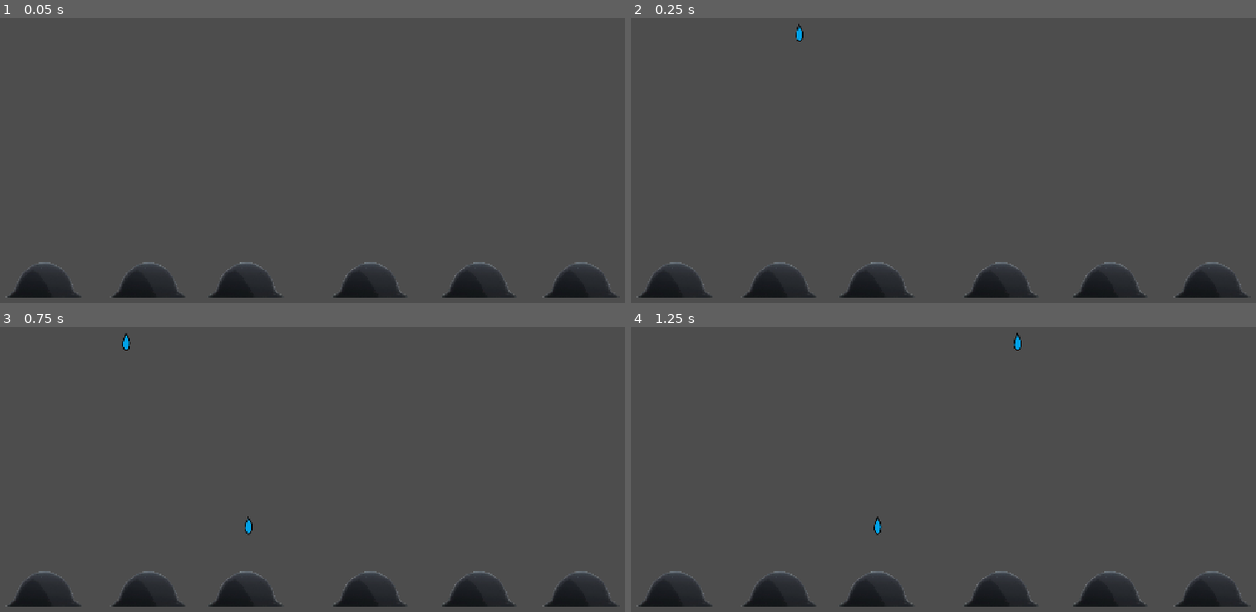
Above: before the commit, frames 1-4 (two rows, left to right).
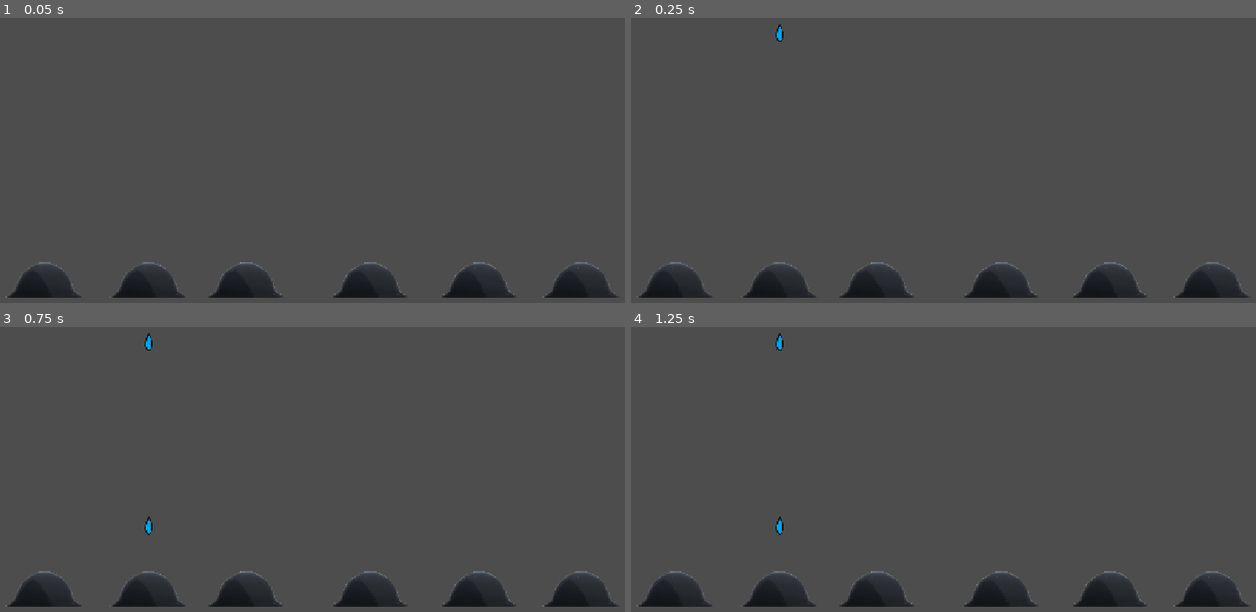
Above: after the commit, the same moments.

Repository: AmongRyzh/girls-last-tour
Game: Godot game, scene res://gameplay.tscn
Same seed, same stepped clock (60 frames per second), same inputs: the game is played once before the commit and once after it.
Inputs (mouse positions are in pixels of both pictures, inside the frame that each line leads up to):
- Up to frame 1 (0.05 s): no input
- Up to frame 2 (0.25 s): no input
- Up to frame 3 (0.75 s): move the mouse to (462, 426) at 0.52 s; click (462, 426) at 0.67 s
- Up to frame 4 (1.25 s): no input

Frame 1 is identical in both runs. In frame 2, 0.1% of the frame differs, in the area x 23-28%, y 2-9%; in frame 3, 0.2%, in the area x 19-41%, y 2-74%; in frame 4, 0.2%.

Commit message:
rain drop pitch now relates to its y-position

Diff:
--- a/gameplay.gd
+++ b/gameplay.gd
@@ -4,6 +4,7 @@
 @export var rain_drop_timer: Timer
 
 @export var randomise_position : bool = true
+@export var position_list : Array[float]
 
 @onready var indicator_container = $IndicatorContainer
 var indicators = []
@@ -32,7 +33,7 @@
 func _spawn_rain_drop():
 	var min_pos_x : float = 100
 	var max_pos_x : float = get_viewport_rect().size.x - min_pos_x
-	var pos_x : float = randf_range(min_pos_x, max_pos_x)
+	var pos_x : float = randf_range(min_pos_x, max_pos_x) if randomise_position else position_list.pick_random()
 
 	var new_drop = rain_drop.instantiate()
 	new_drop.global_position = Vector2(pos_x, -150)
--- a/gameplay.tscn
+++ b/gameplay.tscn
@@ -16,6 +16,8 @@
 script = ExtResource("1_n4psk")
 rain_drop = ExtResource("2_ej4tk")
 rain_drop_timer = NodePath("RainDropTimer")
+randomise_position = false
+position_list = Array[float]([313.0])
 
 [node name="IndicatorContainer" type="Node2D" parent="." unique_id=1320206751]
 
--- a/rain_drop.gd
+++ b/rain_drop.gd
@@ -2,6 +2,8 @@
 class_name RainDrop
 
 @export var SPEED : float = 1800
+
+@export var height_to_pitch_curve : Curve
 
 var dead : bool = false
 
@@ -14,7 +16,7 @@
 	if body is RainInteractable:
 		$AudioStreamPlayer2D.stream = body.all_sounds.pick_random()
 		$AudioStreamPlayer2D.finished.connect(queue_free)
-		$AudioStreamPlayer2D.pitch_scale = randf_range(0.6, 1.4)
+		$AudioStreamPlayer2D.pitch_scale = height_to_pitch_curve.sample(global_position.y)
 		$AudioStreamPlayer2D.play()
 		visible = false
 		dead = true
--- a/rain_drop.tscn
+++ b/rain_drop.tscn
@@ -2,6 +2,11 @@
 
 [ext_resource type="Script" uid="uid://wbgkfltf3c2l" path="res://rain_drop.gd" id="1_f2142"]
 [ext_resource type="Texture2D" uid="uid://dq6c8oyi0brxe" path="res://rain_drop.png" id="1_quavw"]
+
+[sub_resource type="Curve" id="Curve_f2142"]
+_limits = [0.6, 1.4, 0.0, 1000.0]
+_data = [Vector2(0, 1.4), 0.0, 0.0, 0, 0, Vector2(1000, 0.6), 0.0, 0.0, 0, 0]
+point_count = 2
 
 [sub_resource type="RectangleShape2D" id="RectangleShape2D_n4psk"]
 size = Vector2(12, 30)
@@ -9,6 +14,7 @@
 [node name="RainDrop" type="Area2D" unique_id=649751252]
 script = ExtResource("1_f2142")
 SPEED = 2600.0
+height_to_pitch_curve = SubResource("Curve_f2142")
 
 [node name="CollisionShape2D" type="CollisionShape2D" parent="." unique_id=1423423180]
 shape = SubResource("RectangleShape2D_n4psk")
--- a/rain_interactable.gd
+++ b/rain_interactable.gd
@@ -32,8 +32,8 @@
 	mouse_inside = false
 
 func _input(event: InputEvent):
-	if pos_inside(event.position):
-		print(name, ', _input(event), event = ', event)
+	#if pos_inside(event.position):
+		#print(name, ', _input(event), event = ', event)
 
 	if event is InputEventScreenTouch and pos_inside(event.position):
 		is_moved_by_finger = event.pressed
@@ -47,7 +47,7 @@
 			if finger_index == -1:
 				if event.index not in get_tree().current_scene.occupied_finger_indexes:
 					finger_index = event.index
-				get_tree().current_scene.occupied_finger_indexes.append(finger_index)
+					get_tree().current_scene.occupied_finger_indexes.append(finger_index)
 
 			if finger_index == event.index:
 				global_position = event.position
